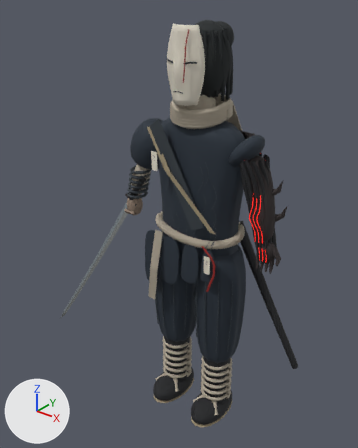
The FBX model Art/Characters/Shirotsura/Shirotsura.fbx: old version first, new version second.
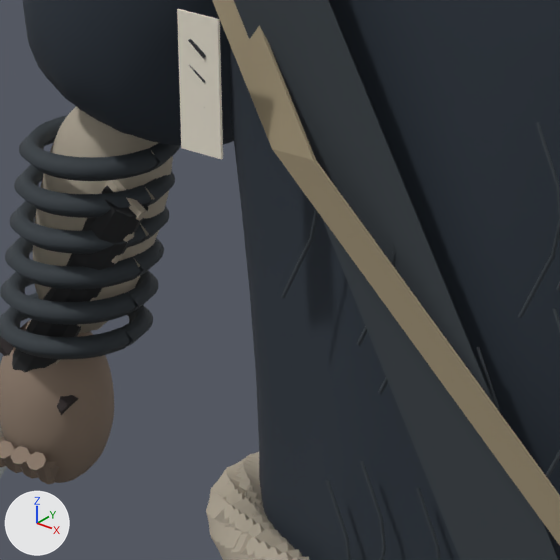
The first picture shows the older version from a 50 mm camera at (1.076, -1.476, 1.832) aimed at (-0.158, 0.067, 0.876). The close-ups show the older and then the newer version on the part from 36% to 57% of the width and 33% to 50% of the height of that picture. Only the edits that show in the close-ups are written down. The axes (+X, +Y, +Z) are drawn at lower left. The lights are the same throughout.

The older version as bpy lines, for what is in view:
```python
me_paper_talisman_0 = bpy.data.meshes.new('Paper_talisman_0')
me_paper_talisman_0.from_pydata(...)  # 8 vertices, 6 faces; spans x -0.1185..-0.0875, y -0.1516..-0.146, z 1.198..1.2701
me_paper_talisman_0.materials.append(mat_05___aged_whitewood_mask)  # pale yellow #e1daca
me_work_jacket = bpy.data.meshes.new('Work_jacket')
me_work_jacket.from_pydata(...)  # 1730 vertices, 1728 faces; spans x -0.199..0.199, y -0.108..0.108, z 0.793..1.388
me_work_jacket.materials.append(mat_01___indigo_work_cloth)  # dark blue #26303a
me_wrist_bandage_005 = bpy.data.meshes.new('Wrist_bandage.005')
me_wrist_bandage_005.from_pydata(...)  # 196 vertices, 192 faces; spans x -0.3264..-0.2365, y -0.082..0.012, z 1.123..1.137
me_wrist_bandage_005.materials.append(mat_02___worn_fold_edges)  # dark grey #353d42
ob_paper_talisman_0 = bpy.data.objects.new('Paper_talisman_0', me_paper_talisman_0)
ob_paper_talisman_0.location = (0.0, 0.0, 0.0)
ob_work_jacket = bpy.data.objects.new('Work_jacket', me_work_jacket)
ob_work_jacket.location = (0.0, 0.0, 0.0)
ob_wrist_bandage_005 = bpy.data.objects.new('Wrist_bandage.005', me_wrist_bandage_005)
ob_wrist_bandage_005.location = (0.0, 0.0, 0.0)
# also in view: 'Waist_shimenawa_strand_1' at (0.001, 0.0, 0.94); 'Wrist_bandage.003' at (-0.292, -0.035, 1.084); 'Wrist_bandage.001' at (-0.302, -0.035, 1.038); 'Right_sleeve' at (-0.233, -0.001, 1.241); 'Right_hand' at (-0.321, -0.039, 0.964)
```
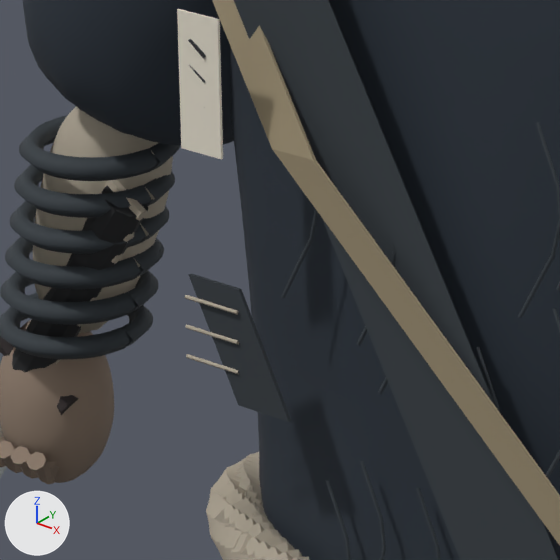
Patch to the scene script:
```diff
--- a/Art/Characters/Shirotsura/Shirotsura.fbx.py
+++ b/Art/Characters/Shirotsura/Shirotsura.fbx.py
@@ mat_14___faded_indigo_repair @@
+mat_14___faded_indigo_repair = principled_material('14 • faded indigo repair')
+mat_14___faded_indigo_repair.base_color = (0.03, 0.038, 0.046)  # dark grey #30373d
+mat_14___faded_indigo_repair.roughness = 0.84
@@ me_repair_stitch_002 @@
+me_repair_stitch_002.from_pydata(...)  # 16 vertices, 12 faces; spans x -0.128..-0.092, y -0.1372..-0.1348, z 1.0728..1.0752
+me_repair_stitch_002.materials.append(mat_06___unbleached_linen)  # grey #ada493
@@ me_repair_stitch @@
+me_repair_stitch.from_pydata(...)  # 16 vertices, 12 faces; spans x -0.128..-0.092, y -0.1372..-0.1348, z 1.1068..1.1092
+me_repair_stitch.materials.append(mat_06___unbleached_linen)  # grey #ada493
@@ me_repair_stitch_001 @@
+me_repair_stitch_001.from_pydata(...)  # 16 vertices, 12 faces; spans x -0.128..-0.092, y -0.1372..-0.1348, z 1.0898..1.0922
+me_repair_stitch_001.materials.append(mat_06___unbleached_linen)  # grey #ada493
@@ me_indigo_visible_repair @@
+me_indigo_visible_repair.from_pydata([(-0.1275, -0.132, 1.12), (-0.0925, -0.132, 1.12), (-0.0925, -0.134, 1.055), (-0.0575, -0.134, 1.055), (-0.1275, -0.1341, 1.1201), (-0.0925, -0.1341, 1.1201), (-0.0925, -0.1361, 1.0551), (-0.0575, -0.1361, 1.0551)], [], [(0, 1, 3, 2), (4, 6, 7, 5), (2, 3, 7, 6), (1, 0, 4, 5), (0, 2, 6, 4), (3, 1, 5, 7)])
+me_indigo_visible_repair.materials.append(mat_14___faded_indigo_repair)  # dark grey #30373d
@@ ob_repair_stitch_002 @@
+ob_repair_stitch_002 = bpy.data.objects.new('Repair_stitch.002', me_repair_stitch_002)
+ob_repair_stitch_002.location = (0.0, 0.0, 0.0)
@@ ob_repair_stitch @@
+ob_repair_stitch = bpy.data.objects.new('Repair_stitch', me_repair_stitch)
+ob_repair_stitch.location = (0.0, 0.0, 0.0)
@@ ob_repair_stitch_001 @@
+ob_repair_stitch_001 = bpy.data.objects.new('Repair_stitch.001', me_repair_stitch_001)
+ob_repair_stitch_001.location = (0.0, 0.0, 0.0)
@@ ob_indigo_visible_repair @@
+ob_indigo_visible_repair = bpy.data.objects.new('Indigo_visible_repair', me_indigo_visible_repair)
+ob_indigo_visible_repair.location = (0.0, 0.0, 0.0)
```

Pixel boxes [x1, y1, x2, y2] of what changed, in the close-ups (560 x 560 px):
'Indigo_visible_repair', added
    after: [188, 274, 291, 422]
'Repair_stitch', added
    after: [185, 295, 239, 315]
'Repair_stitch.001', added
    after: [185, 324, 239, 345]
'Repair_stitch.002', added
    after: [186, 354, 239, 375]
